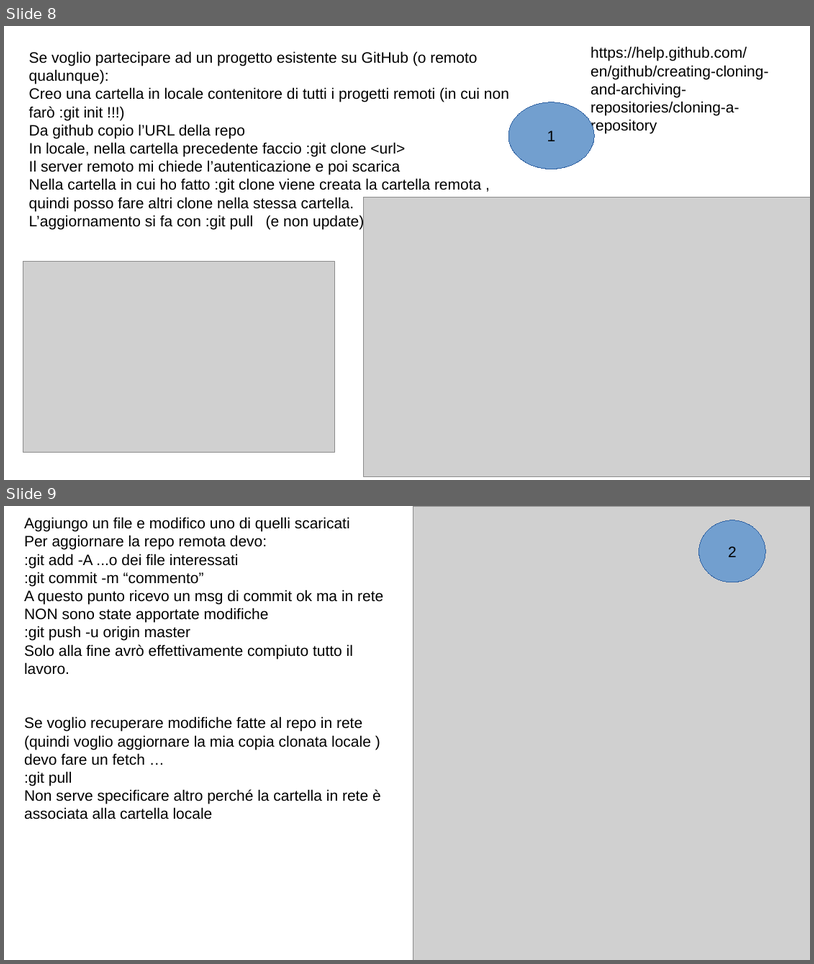
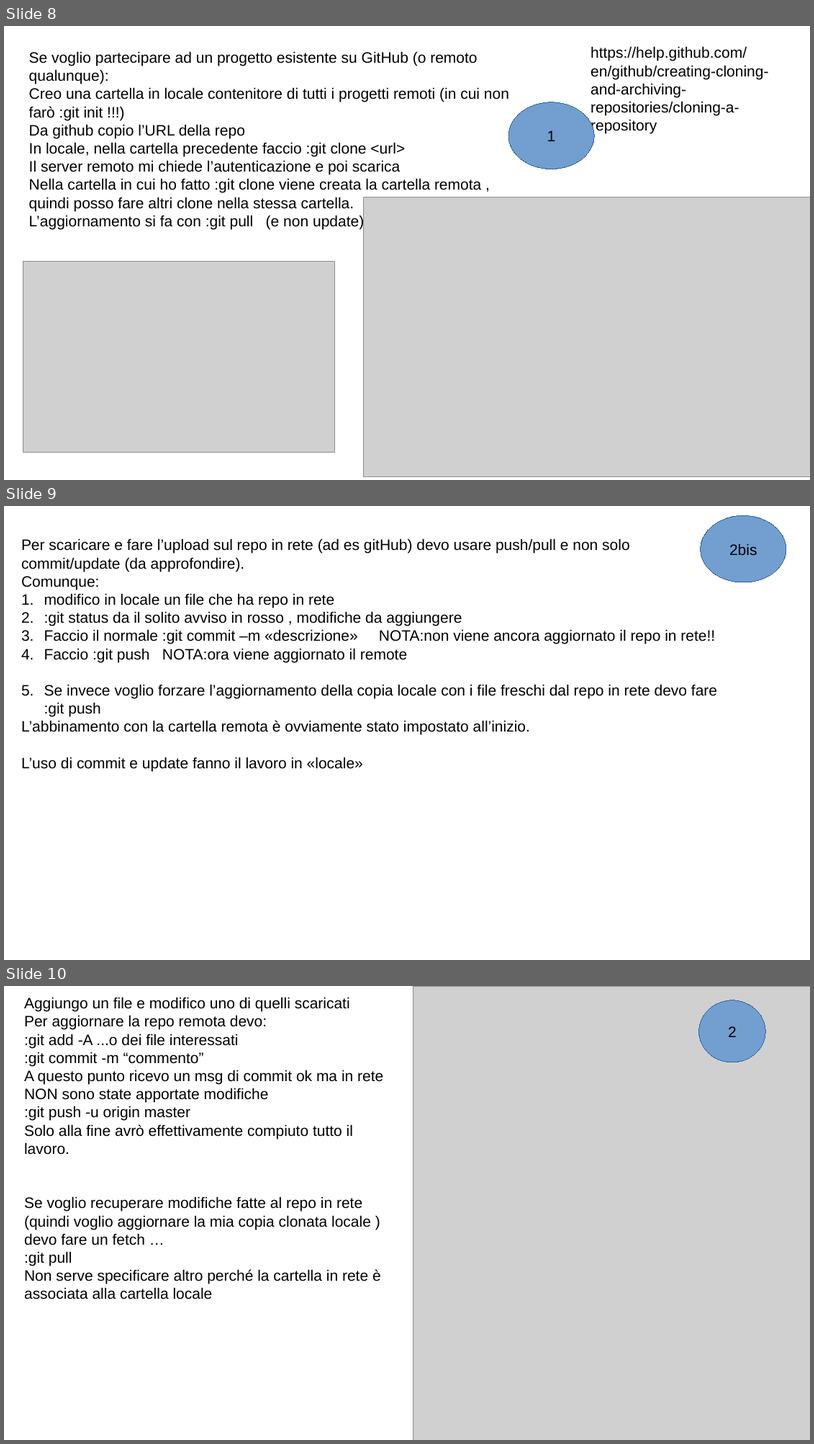
Before and after one commit to alegit2020/AppuntiGit, a slide deck: git Alex giu2020.pptx. Shown one above the other, each under a label of ours: slides 8 and 9 before the commit, slides 8, 9 and 10 after it. The pictures are 814x964 and 814x1444 pixels, drawn with LibreOffice and Linux fonts; fonts in the diff are those of the drawing; grey boxes stand for pictures. Boxes give left, top, right and bottom in pixels: in the first picture for what was removed or moved away, otherwise in the second. Text is boxed around its words. In the diff, an @@ line names an element or a change of style, - is before the commit and + after.

Commit message:
aggiornamento appunti

```diff
--- a/git Alex giu2020.pptx
+++ b/git Alex giu2020.pptx
@@ slide 9 added at (x1=4, y1=506, x2=810, y2=960), background #FFFFFF @@
@@ ellipse added at (x1=701, y1=515, x2=787, y2=582), fill #729FCF, outline #3465A4 0.75 pt, 18 pt, text #000000 @@
+2bis
@@ text added at (x1=21, y1=538, x2=718, y2=771), 18 pt, text #000000 @@
+Per scaricare e fare l’upload sul repo in rete (ad es gitHub) devo usare push/pull e non solo commit/update (da approfondire).
+Comunque:
+1. modifico in locale un file che ha repo in rete
+2. :git status da il solito avviso in rosso , modifiche da aggiungere
+3. Faccio il normale :git commit –m «descrizione» NOTA:non viene ancora aggiornato il repo in rete!!
+4. Faccio :git push NOTA:ora viene aggiornato il remote
+5. Se invece voglio forzare l’aggiornamento della copia locale con i file freschi dal repo in rete devo fare :git push
+L’abbinamento con la cartella remota è ovviamente stato impostato all’inizio.
+L’uso di commit e update fanno il lavoro in «locale»
@@ what was slide 9 is now slide 10 @@
```
